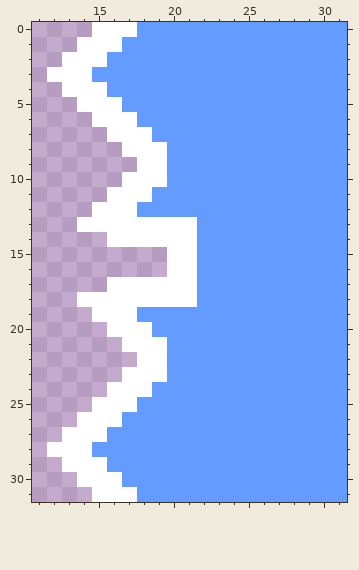
Two versions of one pixel-art file, Assets/Aseprite/05CircleInwardsHighlight.aseprite. The first picture shows the starting point.
32x32 pixels, 1 frame. Shown: x 11..31, y 0..31.
Now the later version:
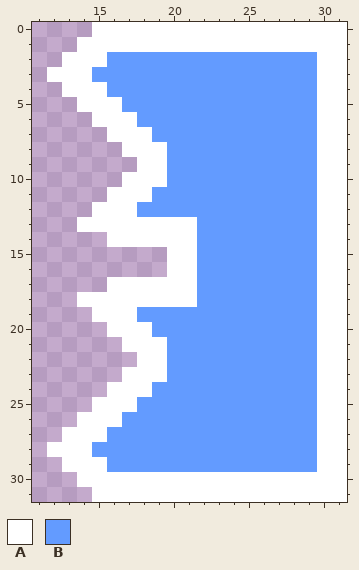
Palette (. is transparent): A #ffffff  B #639bff
Difference:
@@ x 11..31 @@
- 0 ....AAABBBBBBBBBBBBBB
- 1 ...AAABBBBBBBBBBBBBBB
- 2 ..AAABBBBBBBBBBBBBBBB
- 3 .AAABBBBBBBBBBBBBBBBB
- 4 ..AAABBBBBBBBBBBBBBBB
- 5 ...AAABBBBBBBBBBBBBBB
- 6 ....AAABBBBBBBBBBBBBB
- 7 .....AAABBBBBBBBBBBBB
- 8 ......AAABBBBBBBBBBBB
- 9 .......AABBBBBBBBBBBB
-10 ......AAABBBBBBBBBBBB
-11 .....AAABBBBBBBBBBBBB
-12 ....AAABBBBBBBBBBBBBB
-13 ...AAAAAAAABBBBBBBBBB
-14 .....AAAAAABBBBBBBBBB
-15 .........AABBBBBBBBBB
-16 .........AABBBBBBBBBB
-17 .....AAAAAABBBBBBBBBB
-18 ...AAAAAAAABBBBBBBBBB
-19 ....AAABBBBBBBBBBBBBB
-20 .....AAABBBBBBBBBBBBB
-21 ......AAABBBBBBBBBBBB
-22 .......AABBBBBBBBBBBB
-23 ......AAABBBBBBBBBBBB
-24 .....AAABBBBBBBBBBBBB
-25 ....AAABBBBBBBBBBBBBB
-26 ...AAABBBBBBBBBBBBBBB
-27 ..AAABBBBBBBBBBBBBBBB
-28 .AAABBBBBBBBBBBBBBBBB
-29 ..AAABBBBBBBBBBBBBBBB
-30 ...AAABBBBBBBBBBBBBBB
-31 ....AAABBBBBBBBBBBBBB
+ 0 ....AAAAAAAAAAAAAAAAA
+ 1 ...AAAAAAAAAAAAAAAAAA
+ 2 ..AAABBBBBBBBBBBBBBAA
+ 3 .AAABBBBBBBBBBBBBBBAA
+ 4 ..AAABBBBBBBBBBBBBBAA
+ 5 ...AAABBBBBBBBBBBBBAA
+ 6 ....AAABBBBBBBBBBBBAA
+ 7 .....AAABBBBBBBBBBBAA
+ 8 ......AAABBBBBBBBBBAA
+ 9 .......AABBBBBBBBBBAA
+10 ......AAABBBBBBBBBBAA
+11 .....AAABBBBBBBBBBBAA
+12 ....AAABBBBBBBBBBBBAA
+13 ...AAAAAAAABBBBBBBBAA
+14 .....AAAAAABBBBBBBBAA
+15 .........AABBBBBBBBAA
+16 .........AABBBBBBBBAA
+17 .....AAAAAABBBBBBBBAA
+18 ...AAAAAAAABBBBBBBBAA
+19 ....AAABBBBBBBBBBBBAA
+20 .....AAABBBBBBBBBBBAA
+21 ......AAABBBBBBBBBBAA
+22 .......AABBBBBBBBBBAA
+23 ......AAABBBBBBBBBBAA
+24 .....AAABBBBBBBBBBBAA
+25 ....AAABBBBBBBBBBBBAA
+26 ...AAABBBBBBBBBBBBBAA
+27 ..AAABBBBBBBBBBBBBBAA
+28 .AAABBBBBBBBBBBBBBBAA
+29 ..AAABBBBBBBBBBBBBBAA
+30 ...AAAAAAAAAAAAAAAAAA
+31 ....AAAAAAAAAAAAAAAAA
